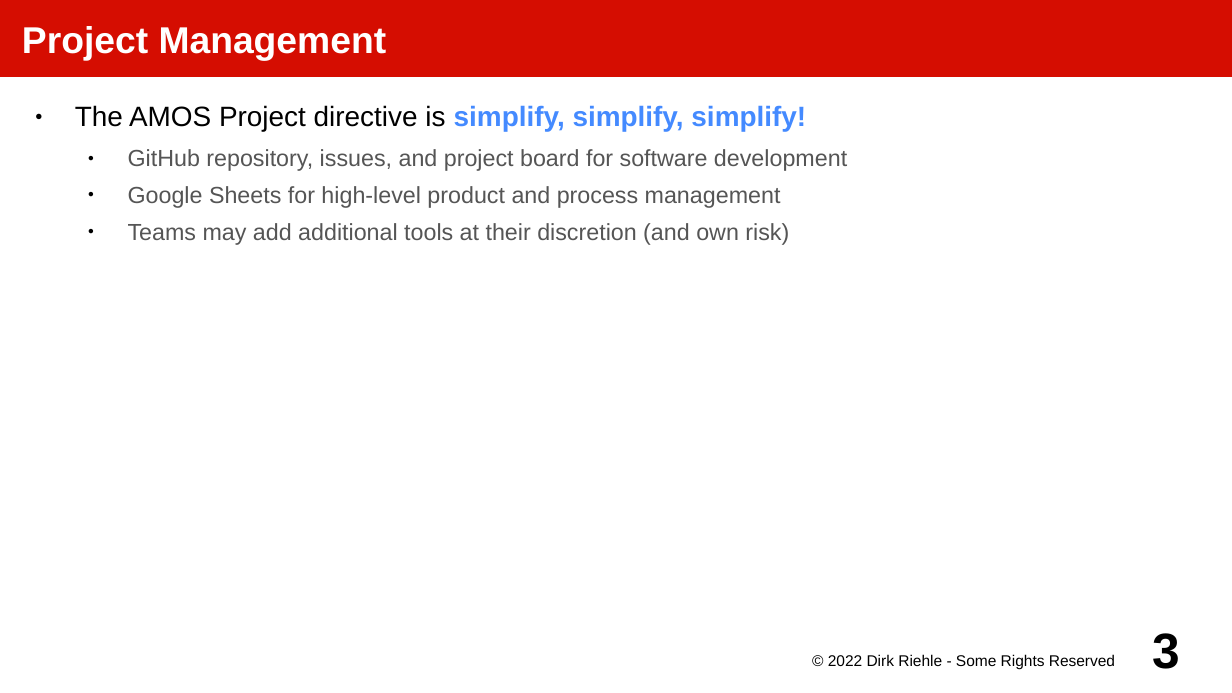
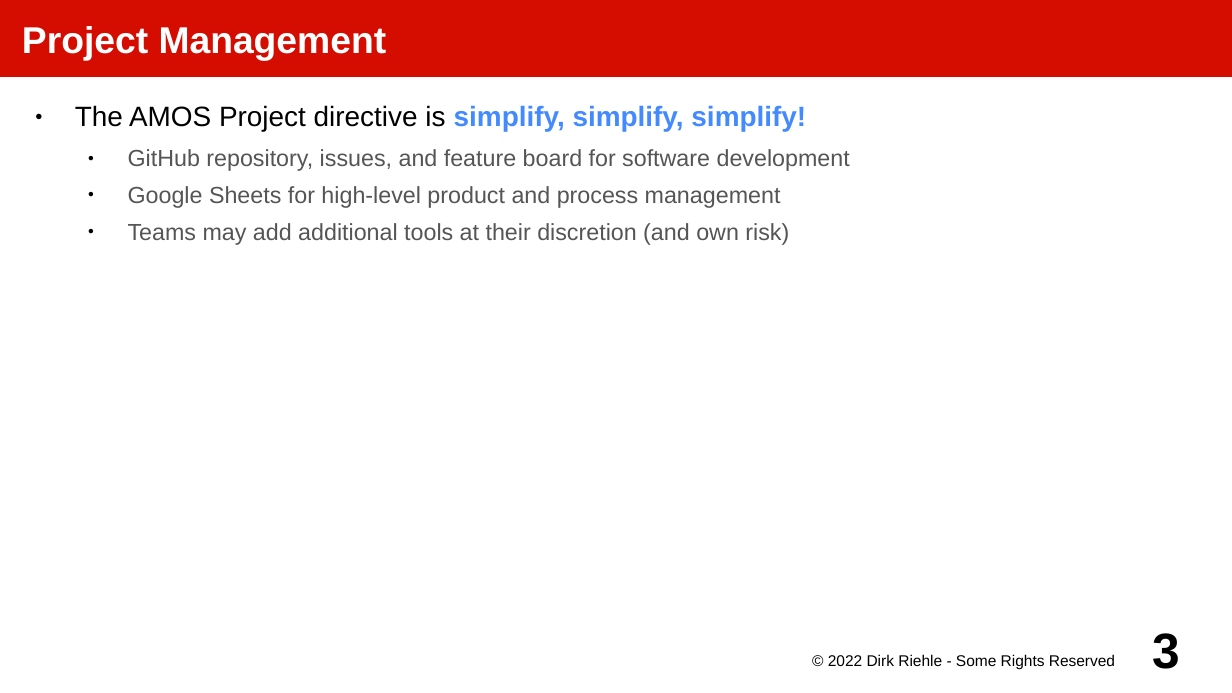
Before and after one commit to dirkriehle/amos-course, a slide deck: slide 3 of Lecture slides/AMOS A02 - Project Setup.odp. Drawn at 1232x693 pixels with LibreOffice and Linux fonts; fonts in the diff are those of the drawing. Boxes give left, top, right and bottom in pixels: in the first picture for what was removed or moved away, otherwise in the second. Text is boxed around its words. In the diff, an @@ line names an element or a change of style, - is before the commit and + after.

```diff
--- a/Lecture slides/AMOS A02 - Project Setup.odp
+++ b/Lecture slides/AMOS A02 - Project Setup.odp
@@ text at (x1=128, y1=149, x2=850, y2=171): text changed @@
-  ● GitHub repository, issues, and project board for software development
+  ● GitHub repository, issues, and feature board for software development
```
Also in this commit, not shown: 9 other slides changed, 1 slide added, 3 other files.
